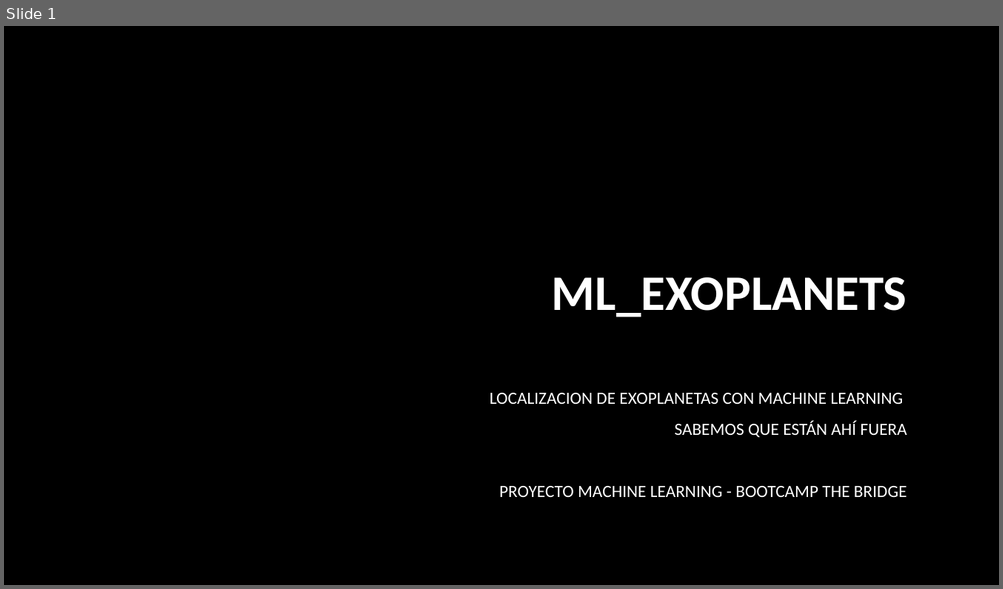
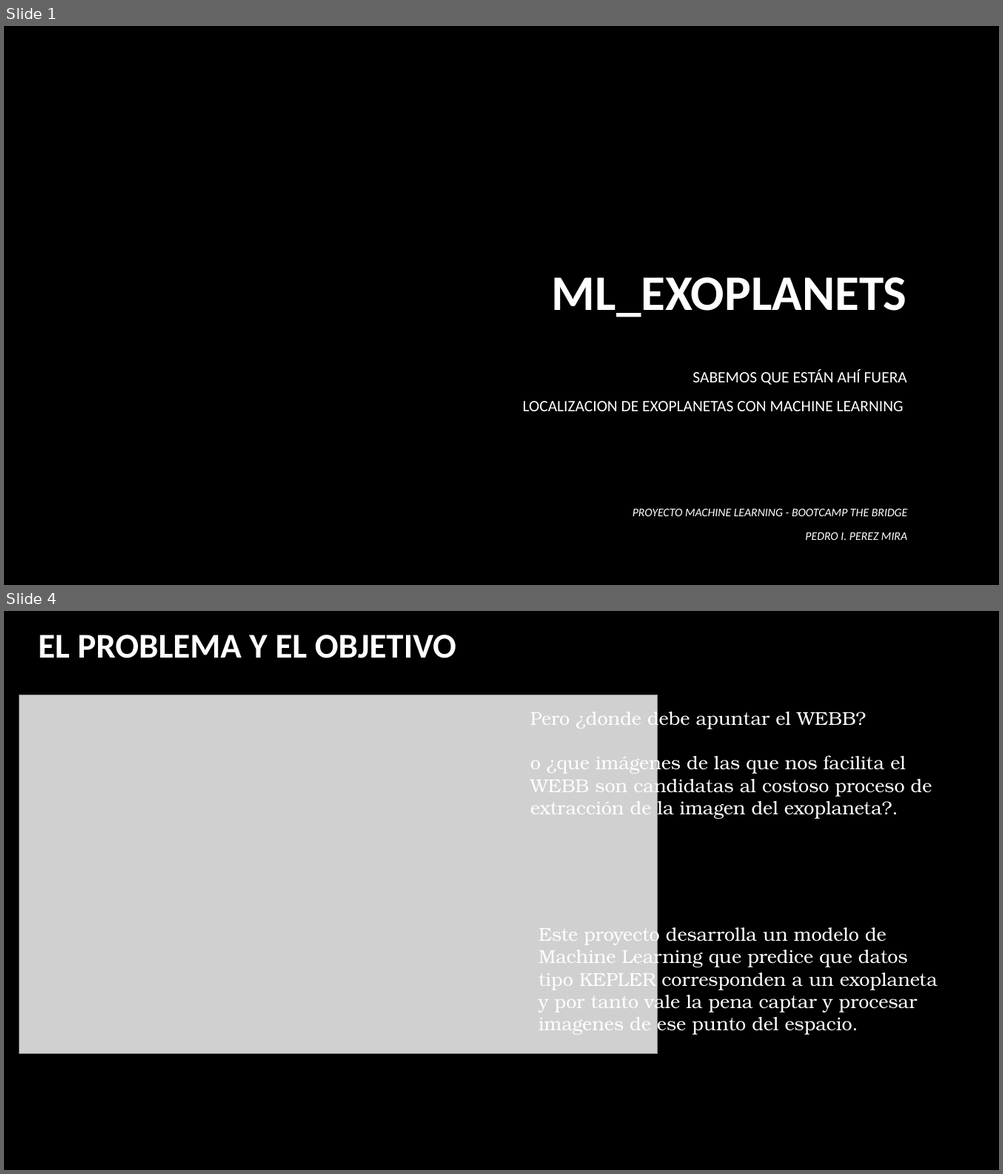
Before and after one commit to PIPM2001/ML_EXOPLANETS, a slide deck: ML_EXOPLANETS.pptx. Shown one above the other, each under a label of ours: slide 1 before the commit, slides 1 and 4 after it; the slides between them are not shown. The pictures are 1003x589 and 1003x1174 pixels, drawn with LibreOffice and Linux fonts; fonts in the diff are those of the drawing; grey boxes stand for pictures; background and template pictures are left out. Boxes give left, top, right and bottom in pixels: in the first picture for what was removed or moved away, otherwise in the second. Text is boxed around its words. In the diff, an @@ line names an element or a change of style, - is before the commit and + after.

```diff
--- a/ML_EXOPLANETS.pptx
+++ b/ML_EXOPLANETS.pptx
@@ slide 4 added at box(4, 611, 999, 1170), background picture (left out) @@
@@ text added at box(38, 635, 456, 658), 33.6 pt, text #FFFFFF, bold @@
+EL PROBLEMA Y EL OBJETIVO
@@ picture added at box(19, 695, 657, 1054) @@
@@ text added at box(530, 707, 932, 819), 18 pt, text #FFFFFF @@
+Pero ¿donde debe apuntar el WEBB?
+o ¿que imágenes de las que nos facilita el WEBB son candidatas al costoso proceso de extracción de la imagen del exoplaneta?.
@@ text added at box(538, 924, 937, 1036), 18 pt, text #FFFFFF @@
+Este proyecto desarrolla un modelo de Machine Learning que predice que datos tipo KEPLER corresponden a un exoplaneta y por tanto vale la pena captar y procesar imagenes de ese punto del espacio.
@@ slide 1 changed as well @@
@@ subtitle "SABEMOS QUE ESTÁN AHÍ FUERA": place and size @@
-subtitle "SABEMOS QUE ESTÁN AHÍ FUERA" at box(489, 393, 907, 497)
+subtitle "SABEMOS QUE ESTÁN AHÍ FUERA" at box(523, 369, 907, 412)
@@ subtitle at box(692, 369, 907, 385): paragraph added @@
+SABEMOS QUE ESTÁN AHÍ FUERA
@@ subtitle at box(523, 401, 903, 412): size 16.6 to 15.3 pt in "LOCALIZACION DE EXOPLANETAS CON MACHINE LEARNING" @@
@@ subtitle at box(499, 421, 907, 497): paragraphs removed @@
-SABEMOS QUE ESTÁN AHÍ FUERA
-PROYECTO MACHINE LEARNING - BOOTCAMP THE BRIDGE
@@ text added at box(632, 508, 908, 540), 11.2 pt, text #FFFFFF, italic @@
+PROYECTO MACHINE LEARNING - BOOTCAMP THE BRIDGE
+PEDRO I. PEREZ MIRA
```
Also in this commit, not shown: 1 other slide changed, 9 other slides added, 1 slide removed, 1 other file.
